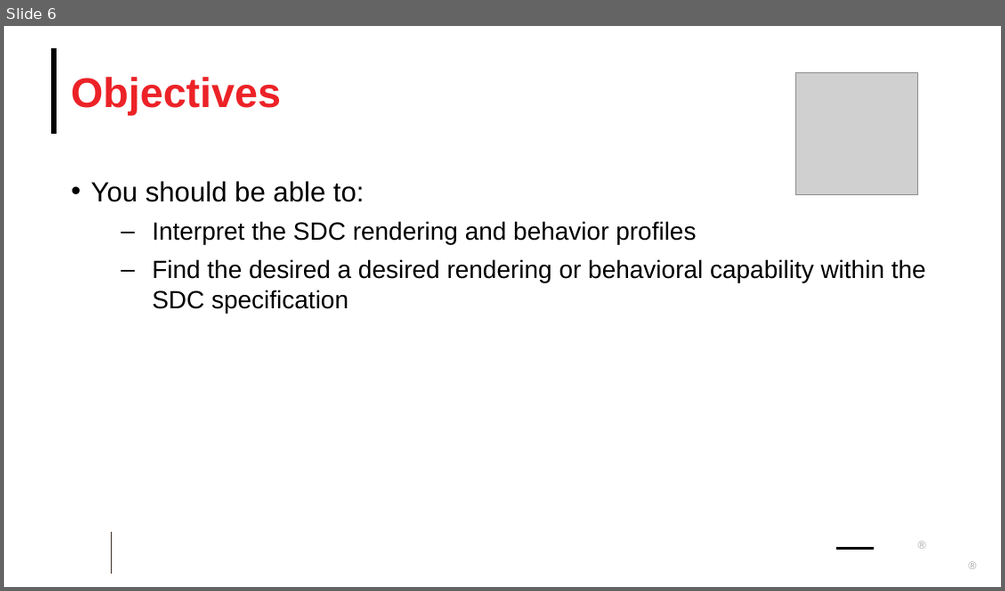
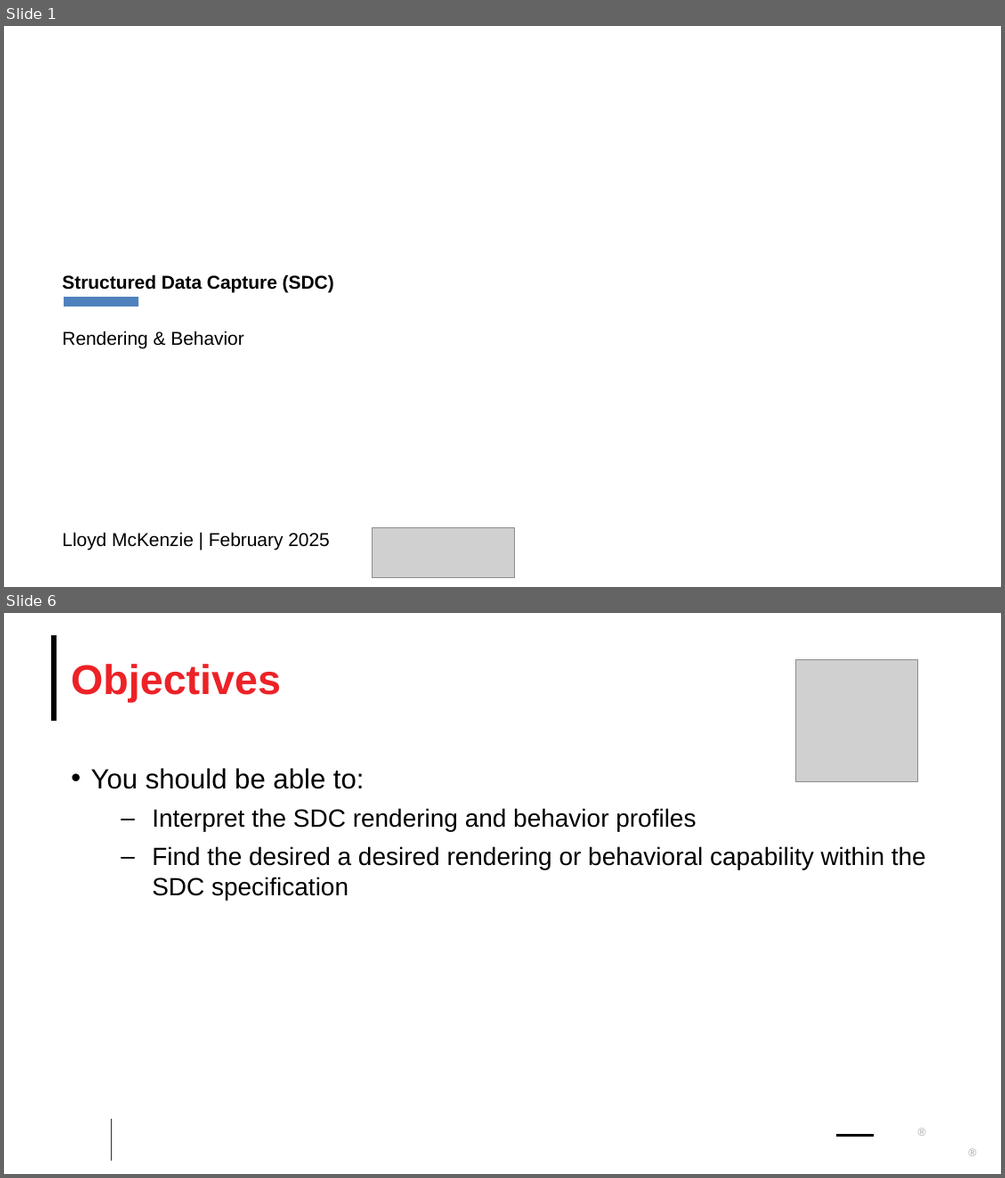
Before and after one commit to FHIR/documents, a slide deck: presentations/sdc/4-SDC-Rendering-Behavior.pptx. Shown one above the other, each under a label of ours: slide 6 before the commit, slides 1 and 6 after it; the slides between them are not shown. The pictures are 1005x591 and 1005x1178 pixels, drawn with LibreOffice and Linux fonts; fonts in the diff are those of the drawing; grey boxes stand for pictures; background and template pictures are left out. Boxes give left, top, right and bottom in pixels: in the first picture for what was removed or moved away, otherwise in the second. Text is boxed around its words. In the diff, an @@ line names an element or a change of style, - is before the commit and + after.

```diff
--- a/presentations/sdc/4-SDC-Rendering-Behavior.pptx
+++ b/presentations/sdc/4-SDC-Rendering-Behavior.pptx
@@ slide 1 added at box(4, 26, 1001, 587), background picture (left out) @@
@@ text added at box(62, 274, 334, 292), 13.5 pt, text #000000, bold @@
+Structured Data Capture (SDC)
@@ rectangle added at box(64, 297, 138, 306), fill #4F81BD @@
@@ text added at box(62, 330, 243, 349), 13.5 pt, text #000000 @@
+Rendering & Behavior
@@ text added at box(62, 532, 330, 550), 13.5 pt, text #000000 @@
+Lloyd McKenzie | February 2025
@@ picture added at box(372, 527, 514, 577) @@
```
Also in this commit, not shown: 12 slides changed, 1 slide removed, 7 other files.
